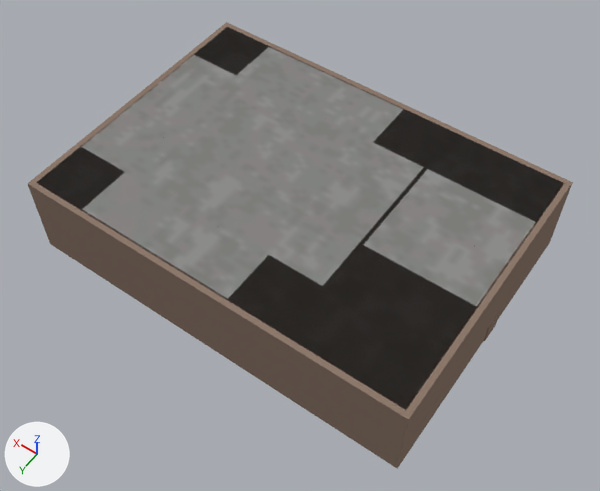
One commit to the Blender file Assets/Levels/Models/.level1.blend: the scene before it, then after it.
Both versions are drawn from a 50 mm camera at (-83.5, 84.8, 115.9) aimed at (-32.5, 13.3, 3.7). The lights are fixed; the arrows at lower left show +X, +Y and +Z.

In view in the first picture: 'Building', 'BuildingCollider'.
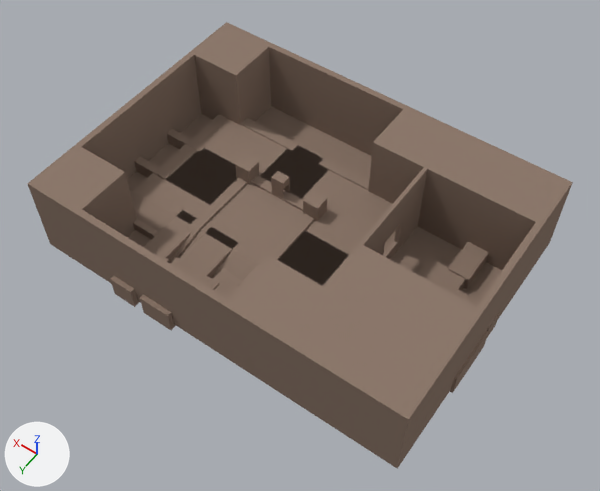
Pixel boxes [x1, y1, x2, y2] of what changed, in the pictures (600 x 491 px):
'Building', hidden
    before: [36, 27, 564, 410]
'Deathzone.010-e009d012', shown (brown)
    after: [128, 114, 392, 286]
'Deathzone.000-e012d14', shown (brown)
    after: [140, 229, 237, 330]
'Deathzone.001', shown (black)
    after: [166, 149, 237, 205]
'Deathzone.009-e008d012', shown (brown)
    after: [110, 211, 195, 307]
'Deathzone.004', shown (brown)
    after: [416, 257, 465, 293]
'Deathzone.003-e002d005', shown (brown)
    after: [279, 232, 489, 393]
'Deathzone.008-e007d009', shown (brown)
    after: [213, 268, 242, 298]
'Deathzone.002', shown (black)
    after: [262, 145, 326, 197]
'Deathzone.007', shown
    after: [286, 234, 331, 270]

The change, as a diff of the scene's bpy script:
```diff
--- a/Assets/Levels/Models/.level1.blend.py
+++ b/Assets/Levels/Models/.level1.blend.py
@@ ob_building @@
 ob_building.location = (0.0, 0.0, 0.0)
+ob_building.hide_set(True)  # its collection is switched off
@@ ob_deathzone_010_e009d012 @@
 ob_deathzone_010_e009d012.scale = (2.68, 2.68, 2.68)
-ob_deathzone_010_e009d012.hide_viewport = True
@@ ob_deathzone_009_e008d012 @@
 ob_deathzone_009_e008d012.scale = (2.68, 2.68, 2.68)
-ob_deathzone_009_e008d012.hide_viewport = True
@@ ob_deathzone_008_e007d009 @@
 ob_deathzone_008_e007d009.scale = (2.68, 2.68, 2.68)
-ob_deathzone_008_e007d009.hide_viewport = True
@@ ob_deathzone_007 @@
 ob_deathzone_007.scale = (2.68, 2.68, 2.68)
-ob_deathzone_007.hide_viewport = True
@@ ob_deathzone_004 @@
 ob_deathzone_004.scale = (2.68, 2.68, 2.68)
-ob_deathzone_004.hide_viewport = True
@@ ob_deathzone_003_e002d005 @@
 ob_deathzone_003_e002d005.scale = (2.68, 2.68, 2.68)
-ob_deathzone_003_e002d005.hide_viewport = True
@@ ob_deathzone_002 @@
 ob_deathzone_002.scale = (2.68, 2.68, 2.68)
-ob_deathzone_002.hide_viewport = True
@@ ob_deathzone_001 @@
 ob_deathzone_001.scale = (2.68, 2.68, 2.68)
-ob_deathzone_001.hide_viewport = True
@@ ob_deathzone_000_e012d14 @@
 ob_deathzone_000_e012d14.scale = (2.68, 2.68, 2.68)
-ob_deathzone_000_e012d14.hide_viewport = True
```
